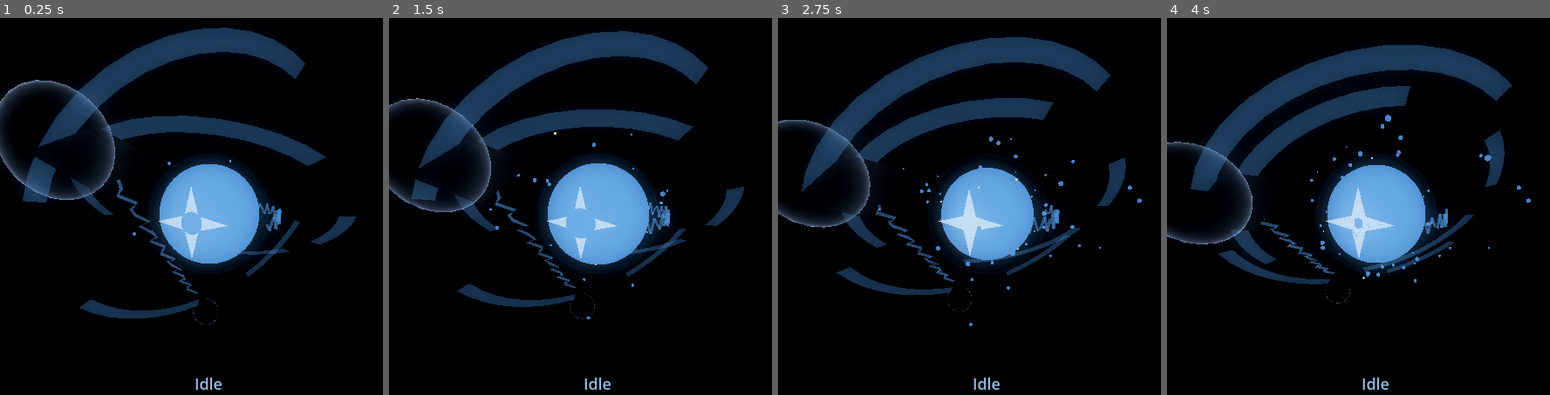
Above: before the commit, frames 1-4 (left to right).
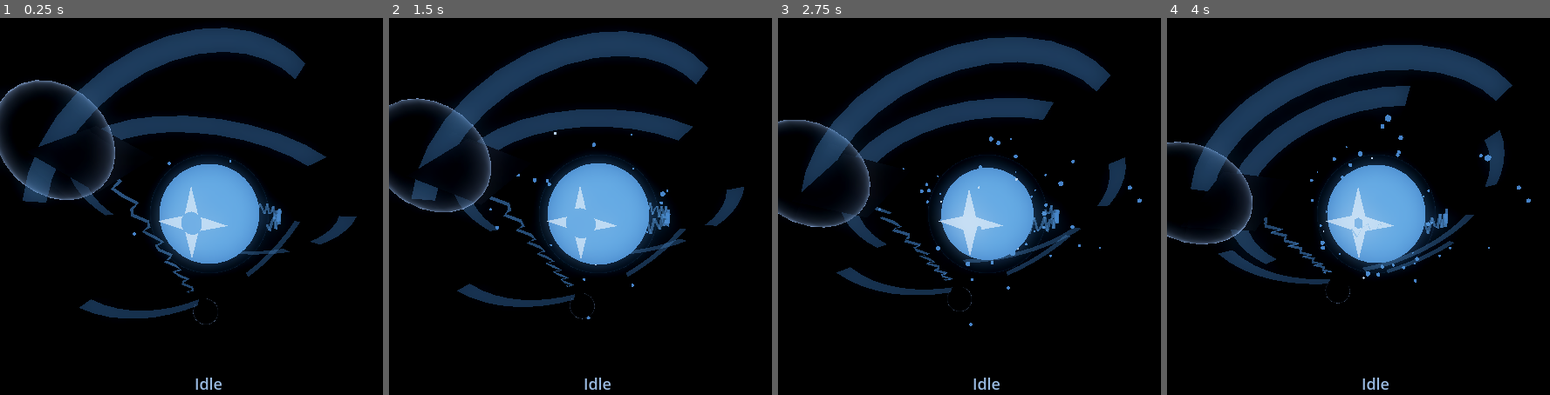
Above: after the commit, the same moments.

Repository: OppiRah/jairus-voice-assistant
Game: Godot game, scene res://orb_scene.tscn
Two runs of this game, one before a commit and one after it. Both use one fixed random seed, a clock stepped at 60 frames per second and the inputs below.
Inputs:
- Up to frame 1 (0.25 s): no input
- Up to frame 2 (1.5 s): no input
- Up to frame 3 (2.75 s): no input
- Up to frame 4 (4 s): no input

The runs differ from the first frame. In frame 1, 0.4% of the frame differs, in the area x 28-52%, y 42-74%; in frame 2, 0.3%; in frame 3, 0.4%, in the area x 25-47%, y 49-70%; in frame 4, 0.2%.

Commit message:
Fix ArcA jaggedness scaling to live anchor distance.
Co-Authored-By: Claude Sonnet 5 <noreply@anthropic.com>
Claude-Session: https://claude.ai/code/session_01UwiJFeDzj1MwDyByYzau5q

Diff:
--- a/src/jairus/interfaces/renderer/godot_project/orb_controller.gd
+++ b/src/jairus/interfaces/renderer/godot_project/orb_controller.gd
@@ -363,11 +363,38 @@
 const ARC_POINT_COUNT := 31        # Pass B: raised from 7 -- same underlying sin()-based path formula, just sampled far more densely, so the identical deterministic curve reads as a smooth flowing line instead of a jagged low-poly one.
 const ARC_RADIUS := 0.75          # ArcB only now -- distance from the core center its circular path sits at
 const ARC_SPAN_RADIANS := PI * 0.6  # ArcB only now -- how much of a circle it sweeps
-const ARC_JAGGEDNESS := 0.08      # max perpendicular offset applied to interior points, for a "lightning" feel -- shared by both arcs' path generators
+const ARC_JAG_CYCLES := 11.0      # full sin() cycles along the whole path -- ArcB's own fixed value; ArcA derives its own per-frame cycle count from this instead of reusing it directly (see ARC_B_JAG_WAVELENGTH/_RATIO and _build_anchored_arc_points())
+const ARC_JAGGEDNESS := 0.08      # ArcB only now -- max perpendicular offset applied to interior points, for a "lightning" feel
 const ARC_THICKNESS := 0.015      # ribbon half-width
 const ARC_ROTATION_SPEED := 0.35  # rad/s -- ArcB only now (see above); brightness still varies per state for both arcs
 const ARC_EMISSION_ENERGY := 2.2  # Pass A: lowered from 4.0 -- at the old value the arcs out-bloomed the core in every state (a measured bug, see CORE_GLOW_EMISSION_ENERGY above); this baseline, times arc_intensity (max 1.8 at error), now stays under the core's floor in every state
 const ARC_A_ANCHOR_PLATE_INDICES := Vector2i(0, 1)  # indices into `plates` (Plate1/RingA, Plate2/RingB) -- one strut per ring, echoing V2-2's one-accent-per-ring choice, so Conduit A visibly bridges RingA's and RingB's independently-tilted structures (Q3) rather than sitting on just one
+
+# Fix (post-V2-3, built and verified, not assumed): a real diagnostic print
+# across a live rotation cycle showed Plate1/Plate2's actual anchor-to-anchor
+# distance ranging ~1.98 to ~2.65 world units -- 1.4x-1.9x ArcB's own fixed
+# 1.414-unit path (ARC_RADIUS * ARC_SPAN_RADIANS), and continuously changing
+# as RingA/RingB rotate at different relative speeds (RING_B_SPEED_FACTOR
+# and each ring's own per-segment speed_factor). ArcA's path generator was
+# still reusing ARC_JAGGEDNESS/ARC_JAG_CYCLES verbatim -- fine for ArcB's
+# fixed length, but for a length that keeps changing it meant the tooth
+# amplitude-to-wavelength ratio silently drifted with it (bigger anchor
+# separation -> same amplitude stretched over a longer wavelength -> flatter
+# crackle; closer anchors -> tighter crackle), a "breathing" tied purely to
+# rotation phase, never a deliberate state/energy behavior. ARC_B_JAG_
+# WAVELENGTH is ArcB's own real per-tooth wavelength (length / cycles);
+# ARC_B_JAG_RATIO is its own real amplitude-to-wavelength ratio, computed
+# from it rather than asserted -- an earlier back-of-envelope guess of
+# "~0.31" mis-costed ARC_JAG_CYCLES as 5.5 half-cycles instead of 11 full
+# ones; the real ratio is ~0.623. _build_anchored_arc_points() derives
+# ArcA's own per-frame cycle count from its live length so its wavelength
+# always matches ARC_B_JAG_WAVELENGTH (ArcB's own tooth size), and sets its
+# amplitude directly from that same wavelength via ARC_B_JAG_RATIO -- so the
+# ratio always equals ArcB's, and only the TOTAL number of visible teeth
+# grows or shrinks with the conduit's real length, never their individual
+# size or spikiness.
+const ARC_B_JAG_WAVELENGTH := (ARC_RADIUS * ARC_SPAN_RADIANS) / ARC_JAG_CYCLES
+const ARC_B_JAG_RATIO := ARC_JAGGEDNESS / ARC_B_JAG_WAVELENGTH
 
 # Pass B (energy ribbons take 2) -- orb_arc_ribbon.gdshader replaces the
 # old binary sin()>threshold on/off flicker with a continuous brightness
@@ -1104,7 +1131,7 @@
 		var angle := -ARC_SPAN_RADIANS * 0.5 + ARC_SPAN_RADIANS * t
 		var point := Vector3(sin(angle), 0.0, cos(angle)) * ARC_RADIUS
 		if i > 0 and i < ARC_POINT_COUNT - 1:
-			point.y += sin((t * 11.0 + seed_offset) * TAU) * ARC_JAGGEDNESS
+			point.y += sin((t * ARC_JAG_CYCLES + seed_offset) * TAU) * ARC_JAGGEDNESS
 		points.append(point)
 	return _build_ribbon_strip_mesh(points)
 
@@ -1116,20 +1143,34 @@
 ## a->b line itself (not a fixed world Y, which only made sense for ArcB's
 ## flat XZ-plane circle) so the "lightning" feel still reads correctly
 ## regardless of the two anchors' actual relative orientation.
+##
+## cycle_count/amplitude are derived from the live a->b length every call,
+## NOT ARC_JAG_CYCLES/ARC_JAGGEDNESS directly -- see the fix comment above
+## ARC_B_JAG_WAVELENGTH for why reusing ArcB's fixed-path constants against
+## ArcA's genuinely different, continuously-changing length caused a real,
+## confirmed "breathing" artifact. Pegging cycle_count to length keeps each
+## tooth's wavelength equal to ArcB's own (ARC_B_JAG_WAVELENGTH); pegging
+## amplitude to that same wavelength via ARC_B_JAG_RATIO keeps the
+## amplitude-to-wavelength ratio equal to ArcB's own too -- so only the
+## TOTAL tooth count changes with length, never the individual tooth shape.
 func _build_anchored_arc_points(point_a: Vector3, point_b: Vector3, seed_offset: float) -> PackedVector3Array:
 	var line := point_b - point_a
-	var line_dir := line.normalized() if line.length() > 0.001 else Vector3.FORWARD
+	var length := line.length()
+	var line_dir := line / length if length > 0.001 else Vector3.FORWARD
 	var jag_axis := line_dir.cross(Vector3.UP)
 	if jag_axis.length() < 0.001:
 		jag_axis = line_dir.cross(Vector3.RIGHT)
 	jag_axis = jag_axis.normalized()
+
+	var cycle_count := length / ARC_B_JAG_WAVELENGTH
+	var amplitude := ARC_B_JAG_RATIO * ARC_B_JAG_WAVELENGTH  # == ARC_JAGGEDNESS; kept as an explicit derivation, not a direct reuse, so the relationship stays obvious if ArcB's own constants ever change
 
 	var points: PackedVector3Array = []
 	for i in range(ARC_POINT_COUNT):
 		var t := float(i) / float(ARC_POINT_COUNT - 1)
 		var point := point_a.lerp(point_b, t)
 		if i > 0 and i < ARC_POINT_COUNT - 1:
-			point += jag_axis * sin((t * 11.0 + seed_offset) * TAU) * ARC_JAGGEDNESS
+			point += jag_axis * sin((t * cycle_count + seed_offset) * TAU) * amplitude
 		points.append(point)
 	return points
 
